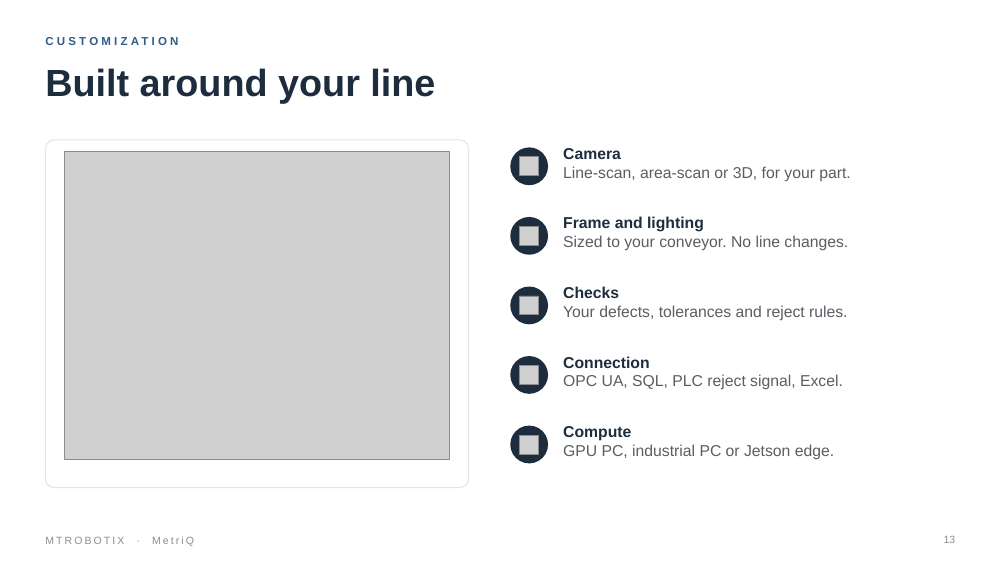
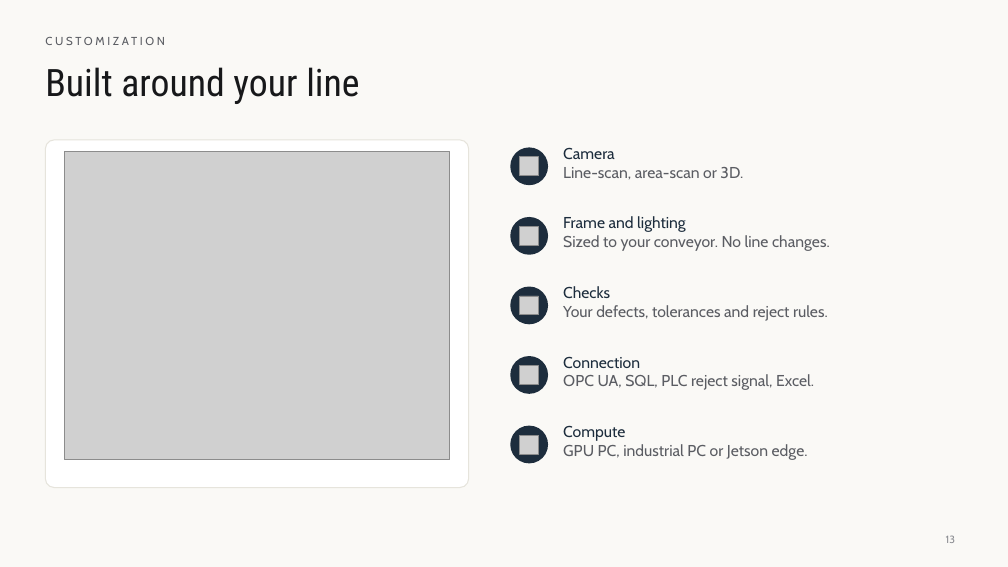
Before and after one commit to MTRobotix/MTR-SOP, a slide deck: slide 13 of content/general/attachments/metriq-pitch-deck.pptx. Drawn at 1008x567 pixels with LibreOffice and Linux fonts; fonts in the diff are those of the drawing; grey boxes stand for pictures; background and template pictures are left out. Boxes give left, top, right and bottom in pixels: in the first picture for what was removed or moved away, otherwise in the second. Text is boxed around its words. In the diff, an @@ line names an element or a change of style, - is before the commit and + after.

```diff
--- a/content/general/attachments/metriq-pitch-deck.pptx
+++ b/content/general/attachments/metriq-pitch-deck.pptx
@@ background #FFFFFF to #FAF9F6 @@
@@ text "CUSTOMIZATION" at (45,34,726,57): font Arial to Cabin, text colour #2F5D8A to #5B5D63, letter spacing 3 to 2.5 pt, bold off @@
@@ title "Built around your line" at (45,67,359,104): font Arial to Roboto Condensed, text colour #1D2D3D to #17181A, bold off @@
@@ text at (563,147,615,159): font Arial to Cabin, bold off in "Camera" @@
@@ text at (563,167,743,179): text changed; font Arial to Cabin @@
-Line-scan, area-scan or 3D, for your part.
+Line-scan, area-scan or 3D.
@@ text "Frame and lighting" at (563,216,830,251): font Arial to Cabin; bold off in "Frame and lighting" @@
@@ text "Checks" at (563,286,828,321): font Arial to Cabin; bold off in "Checks" @@
@@ text "Connection" at (563,356,814,390): font Arial to Cabin; bold off in "Connection" @@
@@ text "Compute" at (563,425,808,460): font Arial to Cabin; bold off in "Compute" @@
@@ text removed at (45,536,194,546) @@
-MTROBOTIX · MetriQ
@@ page number at (946,535,955,543): font Arial to Cabin @@
```
Also in this commit, not shown: 12 other slides changed, 3 slides added, 1 slide removed, 52 other files.
